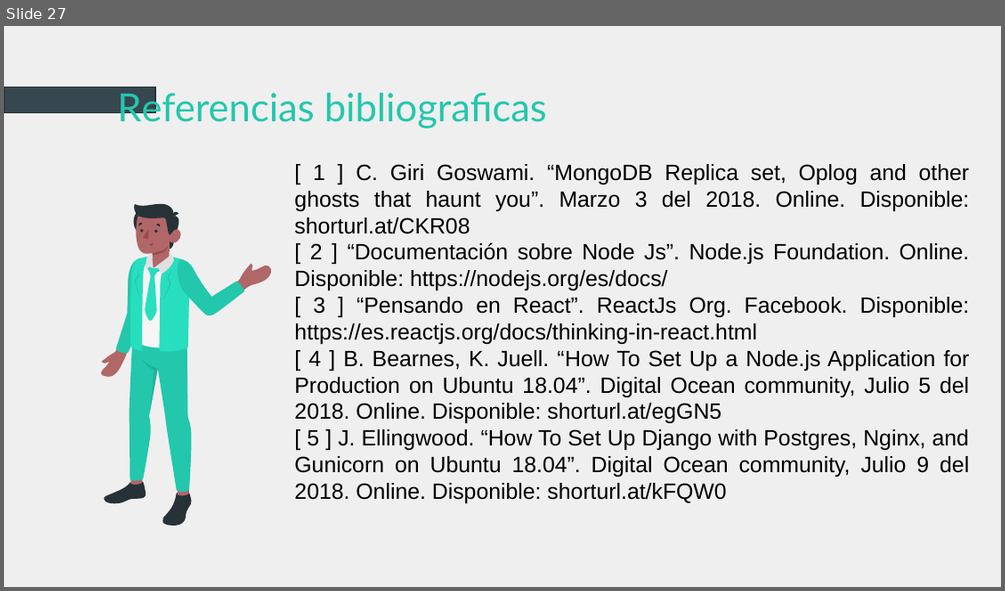
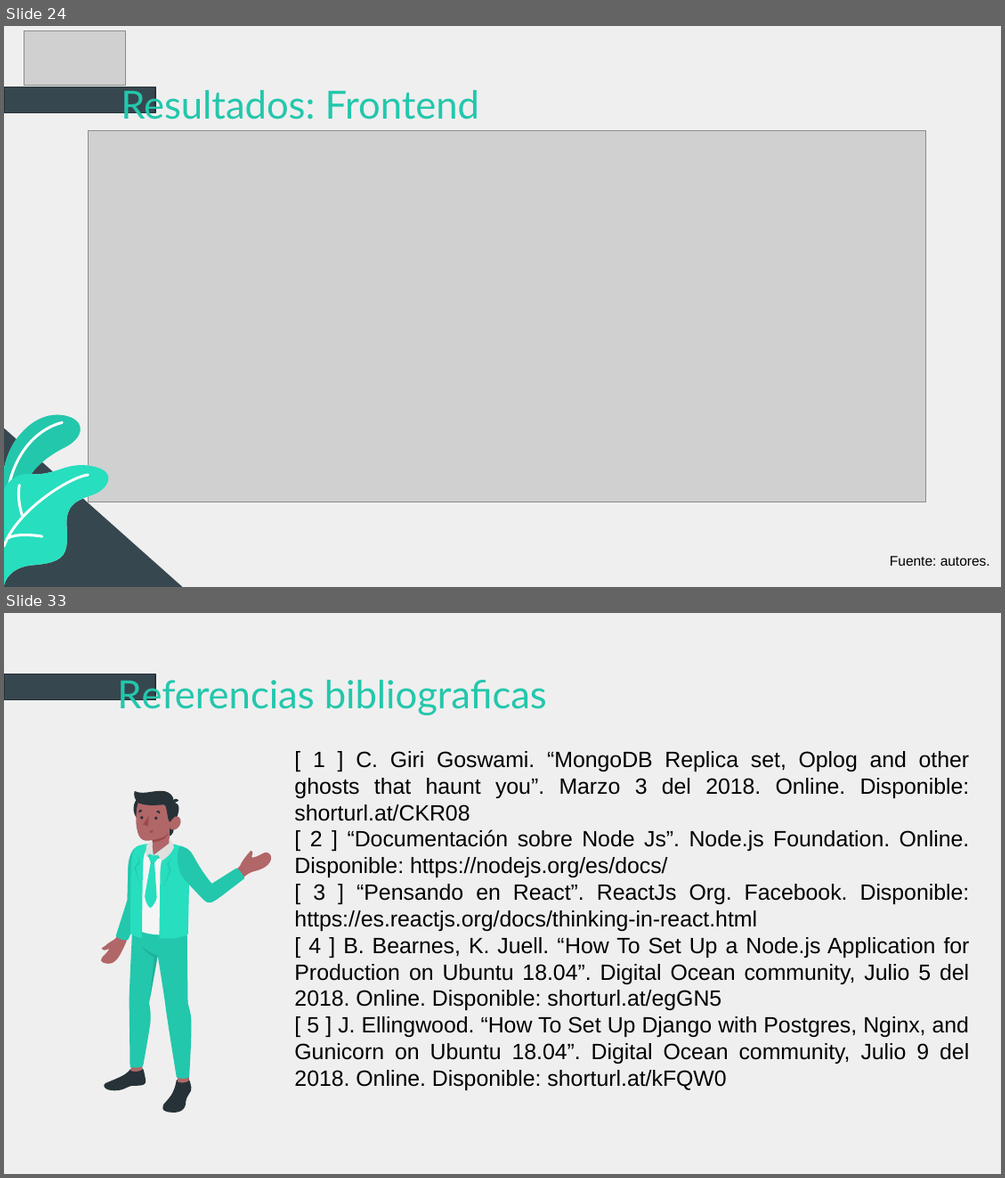
Before and after one commit to hernandavidc/PI_checkApp, a slide deck: sustentación_checkapp.pptx. Shown one above the other, each under a label of ours: slide 27 before the commit, slides 24 and 33 after it; the slides between them are not shown. The pictures are 1005x591 and 1005x1178 pixels, drawn with LibreOffice and Linux fonts; fonts in the diff are those of the drawing; grey boxes stand for pictures. Boxes give left, top, right and bottom in pixels: in the first picture for what was removed or moved away, otherwise in the second. Text is boxed around its words. In the diff, an @@ line names an element or a change of style, - is before the commit and + after.

```diff
--- a/sustentación_checkapp.pptx
+++ b/sustentación_checkapp.pptx
@@ slide 24 added at (4,26,1001,587), background #EFEFEF; not listed: 1 template element that a slide beside it also shows @@
@@ picture added at (24,31,126,86) @@
@@ title added at (121,87,479,119), 28 pt, text #23C7AC @@
+Resultados: Frontend
@@ picture added at (88,131,925,501) @@
@@ right triangle added at (4,427,182,586), fill #37474F @@
@@ group added at (4,415,115,584): 9 freeform shapes @@
@@ text added at (890,556,990,565), 10 pt, text #000000 @@
+Fuente: autores.
@@ what was slide 27 is now slide 33 @@
```
Also in this commit, not shown: 6 slides changed, 5 other slides added, 23 other files.
